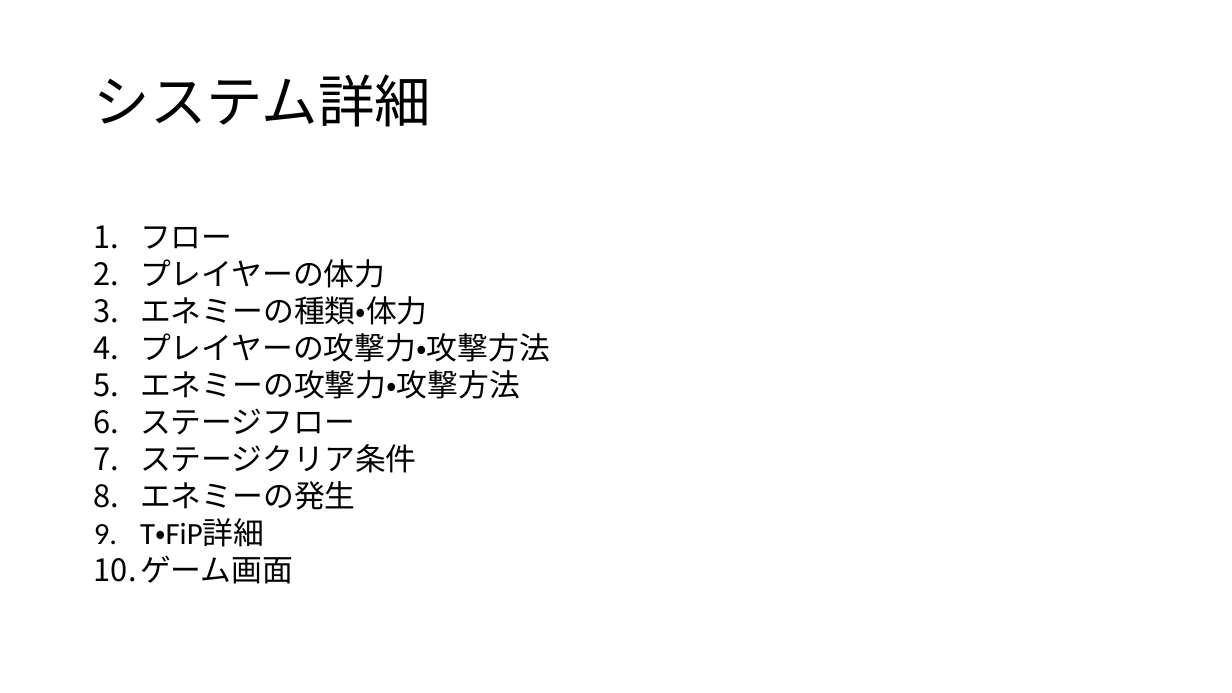
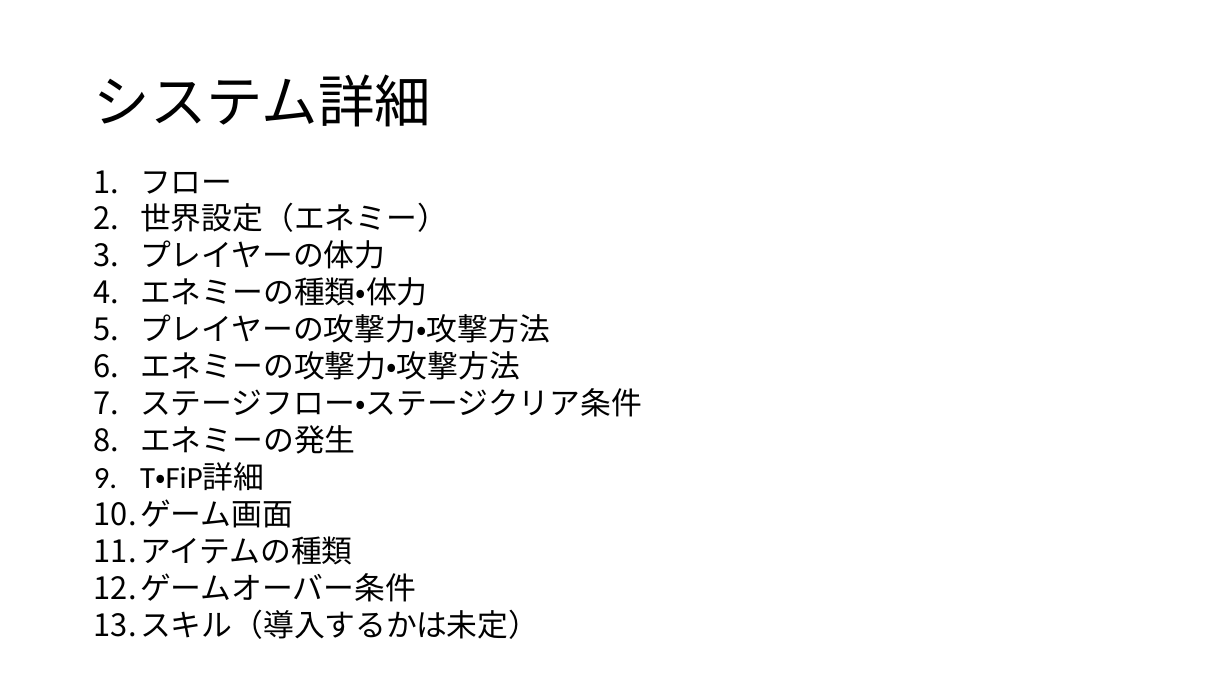
Before and after one commit to yuusei1113k/FatmanHerosTmp, a slide deck: slide 1 of システム詳細.pptx. Drawn at 1232x693 pixels with LibreOffice and Linux fonts; fonts in the diff are those of the drawing. Boxes give left, top, right and bottom in pixels: in the first picture for what was removed or moved away, otherwise in the second. Text is boxed around its words. In the diff, an @@ line names an element or a change of style, - is before the commit and + after.

Commit message:
システム詳細更新。

```diff
--- a/システム詳細.pptx
+++ b/システム詳細.pptx
@@ text at (x1=140, y1=202, x2=448, y2=232): paragraph added @@
+2. 世界設定（エネミー）
@@ text at (x1=140, y1=388, x2=642, y2=417): text changed @@
-6. ステージフロー
-7. ステージクリア条件
+7. ステージフロー・ステージクリア条件
@@ text at (x1=140, y1=536, x2=539, y2=639): paragraphs added @@
+11. アイテムの種類
+12. ゲームオーバー条件
+13. スキル（導入するかは未定）
```
Also in this commit, not shown: 6 other slides changed, 7 slides added.
